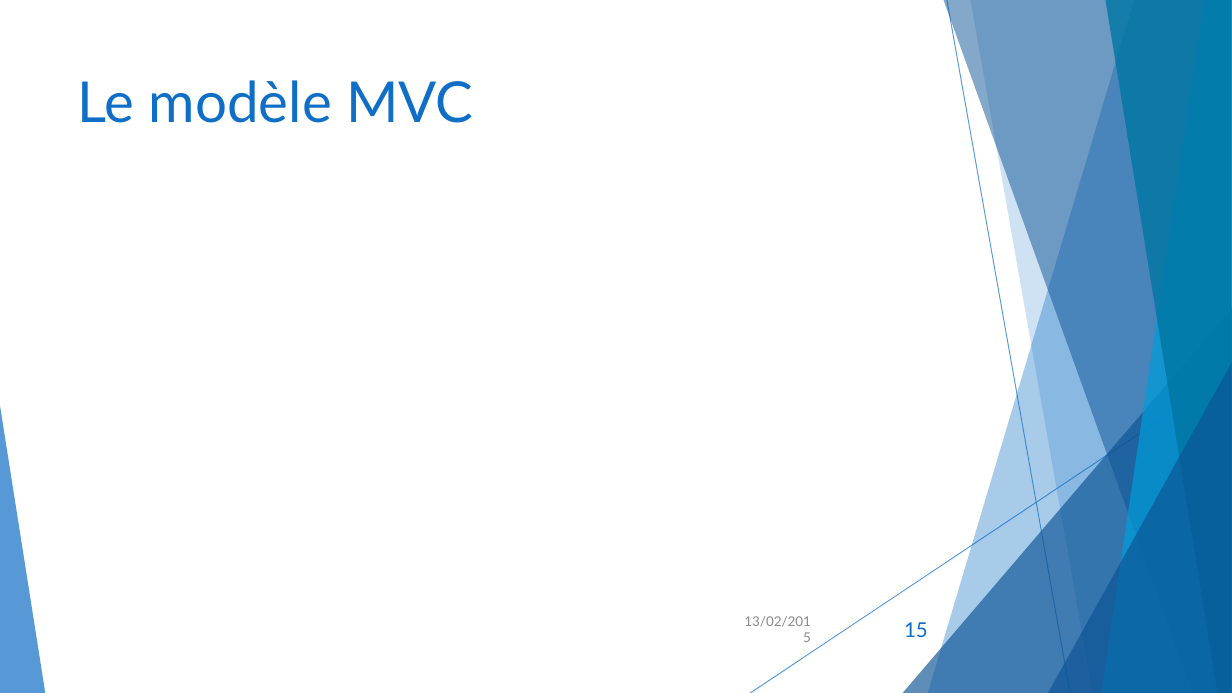
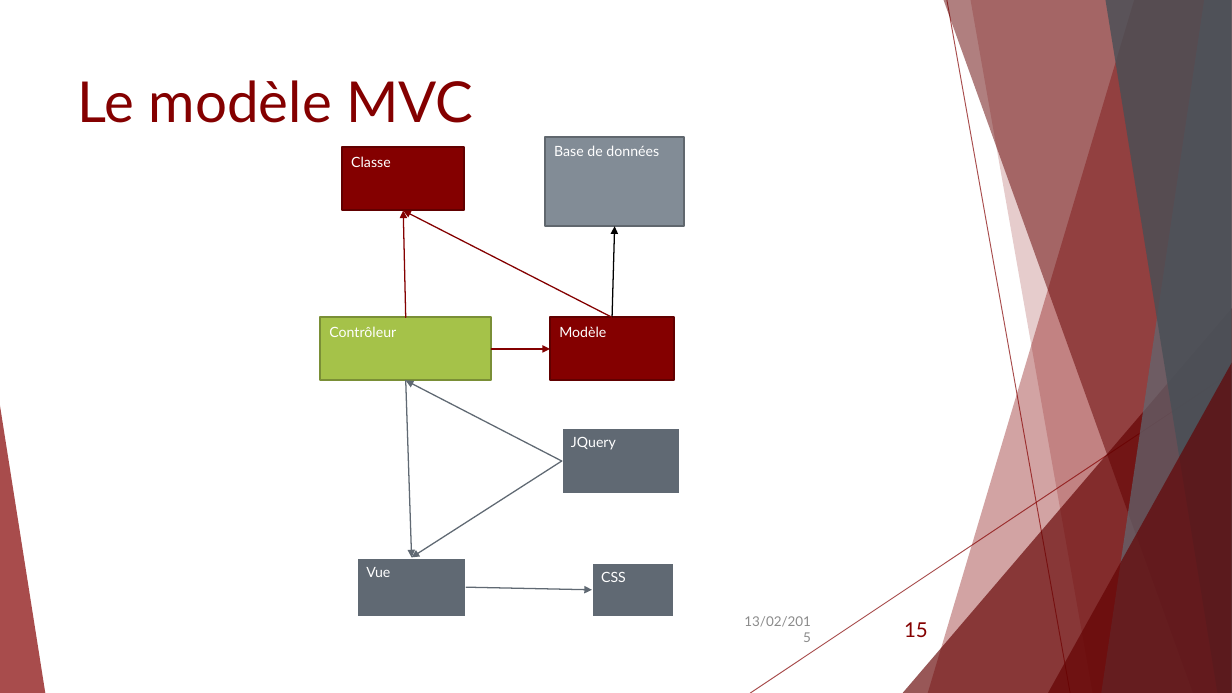
Before and after one commit to Tamaube/Projet-S4, a slide deck: slide 15 of Présentation.pptx. Drawn at 1232x693 pixels with LibreOffice and Linux fonts; fonts in the diff are those of the drawing. Boxes give left, top, right and bottom in pixels: in the first picture for what was removed or moved away, otherwise in the second. Text is boxed around its words. In the diff, an @@ line names an element or a change of style, - is before the commit and + after.

```diff
--- a/Présentation.pptx
+++ b/Présentation.pptx
@@ freeform shape at [928,0,1232,693]: fill #0F6FC6 at 36% opacity to #840000 at 36% opacity @@
@@ freeform shape at [944,0,1232,693]: fill #0B5394 at 50% opacity to #630000 at 50% opacity @@
@@ line (947, 0) - (1070, 693): stroke #0F6FC6 0.75 pt to #840000 0.75 pt @@
@@ freeform shape at [970,0,1232,693]: fill #0F6FC6 at 20% opacity to #840000 at 20% opacity @@
@@ freeform shape at [1102,0,1232,693]: fill #009DD9 at 70% opacity to #606973 at 70% opacity @@
@@ freeform shape at [1105,0,1232,693]: fill #0076A3 at 80% opacity to #484F56 at 80% opacity @@
@@ title "Le modèle MVC" at [78,80,473,123]: text colour #0F6FC6 to #840000 @@
@@ triangle at [903,308,1232,693]: fill #0B5394 at 66% opacity to #630000 at 66% opacity @@
@@ group added at [321,137,685,617]: 8 arrows, 7 rectangles @@
+Contrôleur
+Modèle
+Vue
+CSS
+JQuery
+Classe
+Base de données
@@ line (1232, 372) - (750, 693): stroke #0F6FC6 0.75 pt to #840000 0.75 pt @@
@@ triangle at [1048,363,1232,693]: fill #0B5394 at 66% opacity to #630000 at 66% opacity @@
@@ triangle at [0,406,45,693]: fill #0F6FC6 at 70% opacity to #840000 at 70% opacity @@
@@ page number at [904,622,928,637]: text colour #0F6FC6 to #840000 @@
```
Also in this commit, not shown: 16 other slides changed, 15 other files.
